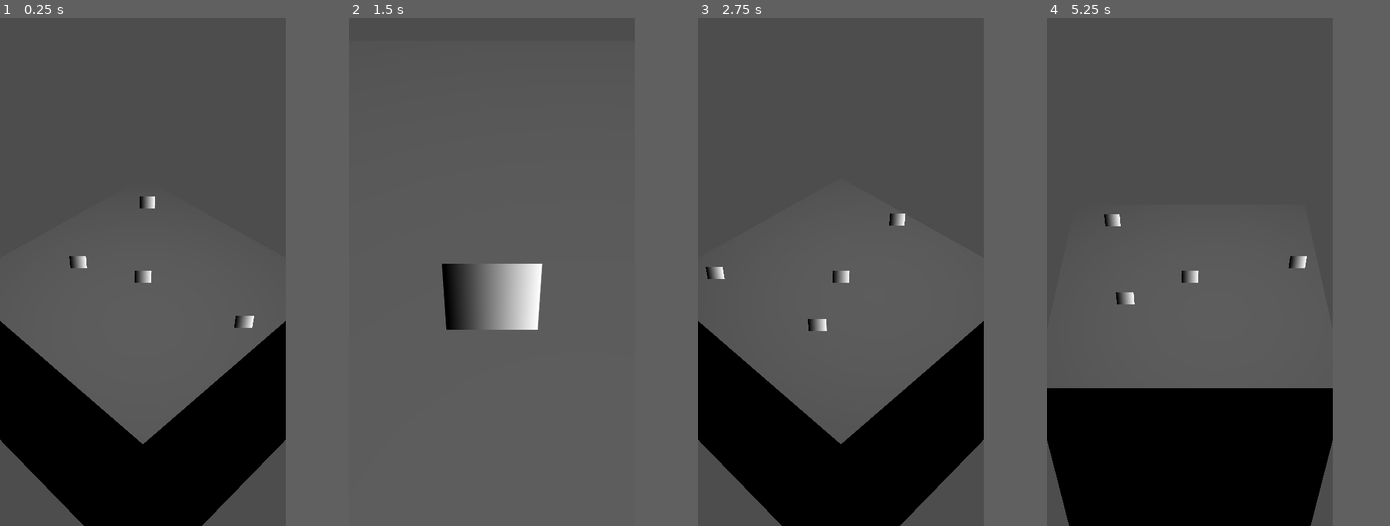
Above: before the commit, frames 1-4 (left to right).
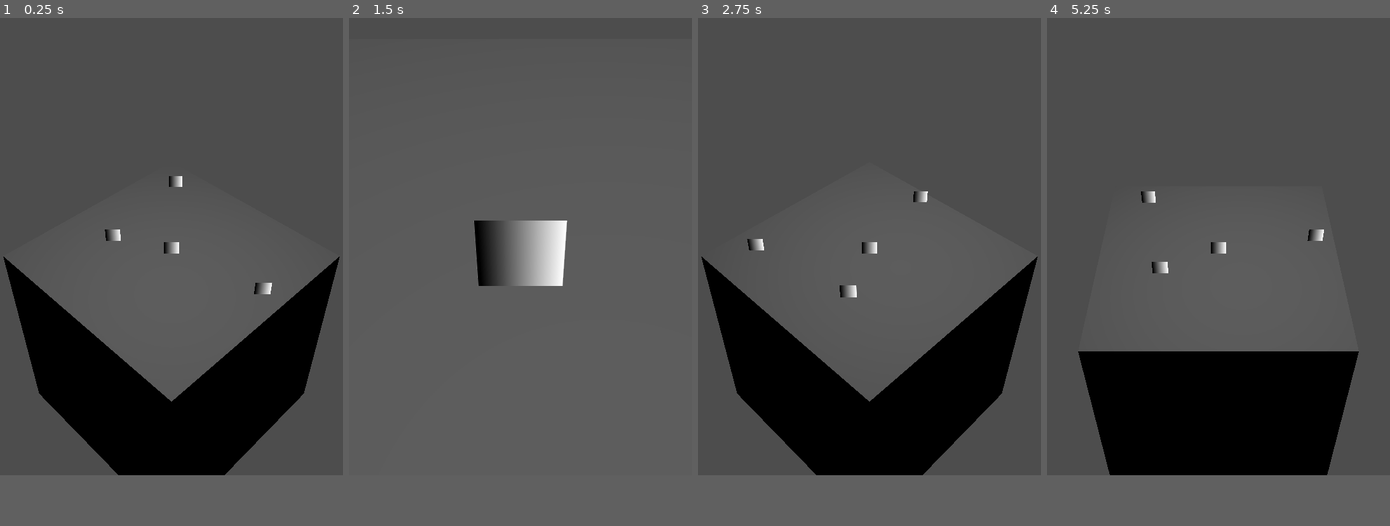
Above: after the commit, the same moments.

Repository: malceore/ludumdare_55
Game: Godot game, scene res://scenes/level/level.tscn
Two runs of this game, one before a commit and one after it. Both use one fixed random seed, a clock stepped at 60 frames per second and the inputs below. Before the commit the project has no main scene; this scene is started directly in both runs.
Inputs (mouse positions are in pixels of both pictures, inside the frame that each line leads up to):
- Up to frame 1 (0.25 s): no input
- Up to frame 2 (1.5 s): tap Enter at 0.5 s; move the mouse to (554, 246) at 0.52 s; hold Right (rotate_right) 0.53-1.28 s; hold Shift (zoom) 0.53-1.28 s; click (554, 246) at 0.67 s; tap Space at 1.25 s; move the mouse to (434, 297) at 1.27 s; hold Down (view_down) from 1.28 s (still down); tap Shift (zoom) at 1.35 s
- Up to frame 3 (2.75 s): tap Enter at 2 s; move the mouse to (869, 160) at 2.02 s; release Down (view_down) at 2.03 s; hold Right (rotate_right) from 2.03 s (still down); hold Shift (zoom) from 2.03 s (still down)
- Up to frame 4 (5.25 s): tap Space at 2.75, 4.25 s; move the mouse to (1177, 373) at 2.77 s; release Right (rotate_right) at 2.78 s; release Shift (zoom) at 2.78 s; hold Up (view_up) 2.78-3.53 s; tap Shift (zoom) at 2.85, 4.35 s; click (1177, 373) at 2.92 s; tap Enter at 3.5 s; move the mouse to (1276, 348) at 3.52 s; hold Shift (zoom) 3.53-4.28 s; hold Left (rotate_left) 3.53-5.03 s; move the mouse to (1105, 195) at 4.27 s; move the mouse to (1204, 272) at 5.02 s; hold Down (view_down) from 5.03 s (still down); hold Shift (zoom) from 5.03 s (still down); click (1204, 272) at 5.17 s
In our replay, the window is 450x800 before the commit and 540x720 after it. These sizes can differ from the game's own. Grey fills any space a smaller window leaves; there, only what the larger window draws over its background counts as a difference.

The runs differ from the first frame. In frame 1, 18% of the frame differs, in the area x 0-100%, y 31-100%; in frame 2, 5.2%; in frame 3, 18%; in frame 4, 10%.

Commit message:
cicd failed because I had no root scene I believe.added main menu wiht some buttons and description.

Diff:
--- a/project.godot
+++ b/project.godot
@@ -11,13 +11,15 @@
 [application]
 
 config/name="hellcourt"
+run/main_scene="res://scenes/mainmenu/main_menu.tscn"
 config/features=PackedStringArray("4.1", "Forward Plus")
 config/icon="res://icon.svg"
 
 [display]
 
-window/size/viewport_width=720
-window/size/viewport_height=1280
+window/size/viewport_width=540
+window/size/viewport_height=720
+window/size/resizable=false
 
 [input]
 
--- a/scenes/level/level.tscn
+++ b/scenes/level/level.tscn
@@ -26,6 +26,7 @@
 transform = Transform3D(1, 0, 0, 0, 1, 0, 0, 0, 1, 0, -0.496113, 0)
 
 [node name="Peope" type="Marker3D" parent="Marker3D"]
+transform = Transform3D(1, 0, 0, 0, 1, 0, 0, 0, 1, 0, 0.0169766, 0)
 
 [node name="Person" parent="Marker3D/Peope" instance=ExtResource("2_siieh")]
 transform = Transform3D(0.1, 0, 0, 0, 0.1, 0, 0, 0, 0.1, 0, 0, 0)
--- /dev/null
+++ b/scenes/mainmenu/main_menu.tscn
@@ -0,0 +1,60 @@
+[gd_scene format=3 uid="uid://bucqo5cg2vlsg"]
+
+[node name="MainMenu" type="Node3D"]
+
+[node name="MarginContainer" type="MarginContainer" parent="."]
+anchors_preset = 15
+anchor_right = 1.0
+anchor_bottom = 1.0
+grow_horizontal = 2
+grow_vertical = 2
+theme_override_constants/margin_left = 25
+theme_override_constants/margin_top = 25
+theme_override_constants/margin_right = 25
+theme_override_constants/margin_bottom = 25
+
+[node name="VBoxContainer" type="VBoxContainer" parent="MarginContainer"]
+layout_mode = 2
+
+[node name="Title" type="RichTextLabel" parent="MarginContainer/VBoxContainer"]
+custom_minimum_size = Vector2(0, 300)
+layout_mode = 2
+theme_override_font_sizes/bold_font_size = 75
+bbcode_enabled = true
+text = "[center][b]Hell Court "
+
+[node name="Exposition" type="RichTextLabel" parent="MarginContainer/VBoxContainer/Title"]
+custom_minimum_size = Vector2(0, 100)
+layout_mode = 1
+anchors_preset = 14
+anchor_top = 0.5
+anchor_right = 1.0
+anchor_bottom = 0.5
+offset_top = -36.0
+offset_bottom = 64.0
+grow_horizontal = 2
+grow_vertical = 2
+size_flags_vertical = 3
+text = "You are a court appointed server and must summon people to the court of hell for judegement."
+
+[node name="ButtonLevel1" type="Button" parent="MarginContainer/VBoxContainer"]
+custom_minimum_size = Vector2(0, 50)
+layout_mode = 2
+text = "Level 1 "
+
+[node name="ButtonLevel2" type="Button" parent="MarginContainer/VBoxContainer"]
+custom_minimum_size = Vector2(0, 50)
+layout_mode = 2
+text = "Level 1 "
+
+[node name="ButtonLevel3" type="Button" parent="MarginContainer/VBoxContainer"]
+custom_minimum_size = Vector2(0, 50)
+layout_mode = 2
+text = "Level 1 "
+
+[node name="Credits" type="RichTextLabel" parent="MarginContainer/VBoxContainer"]
+layout_mode = 2
+size_flags_vertical = 3
+bbcode_enabled = true
+text = "[center][i]
+Ben K. and Brandon W."
Not shown, changed: .github/workflows/publish.yaml
